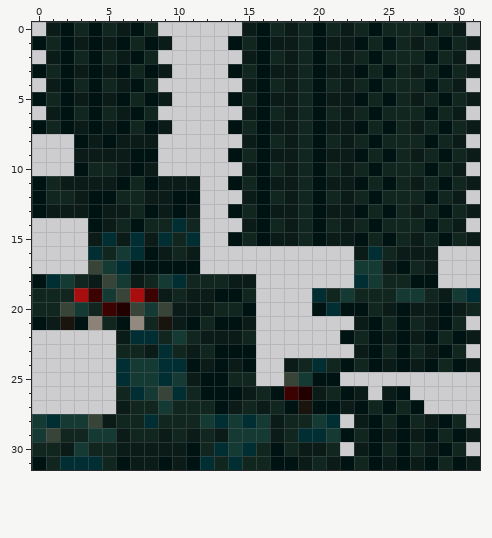
Pixel-art sprite: source/pack/assets/minecraft/optifine/random/entity/spider/cave_spider2.png. Above, as it was before the edit.
The file is 32x32 pixels. Colours within 5 levels of each other are drawn and written as one.
And afterwards:
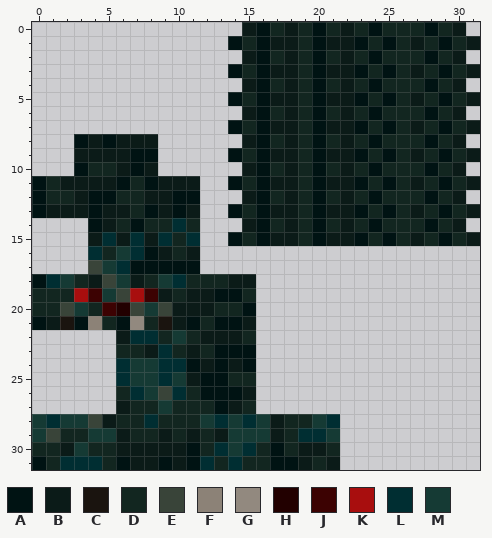
Palette (. is transparent): A #001313  B #0b1b18  C #1a140f  D #122620  E #394439  F #8c8277  G #92897f  H #220000  J #3c0202  K #a80e0e  L #002e32  M #153a34
Diff:
The author cleared colour A in row 0 at x 2, 4 and 7; in row 1 at x 0, 2, 4, 6 and 8; in row 2 at x 2, 4 and 7; in row 3 at x 0, 2, 4, 6 and 8; in row 4 at x 2, 4 and 7; in row 5 at x 0, 2, 4, 6 and 8.
The author cleared colour A in row 6 at x 2, 4 and 7; in row 7 at x 0, 2, 4, 6 and 8; in row 17 at x 26; in row 18 at x 27 to 28; in row 20 at x 20, 22 to 23, 26 and 29; in row 21 at x 24, 26 and 29.
The author cleared colour A in row 22 at x 22, 24, 26, 28 and 30; in row 23 at x 24, 26 and 29; in row 24 at x 22, 24, 26, 28 and 30; in row 25 at x 20 to 21; in row 26 at x 17, 22 and 26; in row 27 at x 18, 20 to 21, 23, 25 and 27.
The author cleared colour A in row 28 at x 24, 26 and 29; in row 29 at x 22, 24, 26, 28 and 30; in row 30 at x 24, 26 and 29; in row 31 at x 22, 24, 26, 28 and 30.
The author cleared colour B in row 0 at x 1 and 6; in row 1 at x 3, 5 and 9; in row 2 at x 1 and 6; in row 3 at x 3, 5 and 9; in row 4 at x 1 and 6; in row 5 at x 3, 5 and 9.
The author cleared colour B in row 6 at x 1 and 6; in row 7 at x 3, 5 and 9; in row 16 at x 23 and 26 to 28; in row 17 at x 25 and 28; in row 19 at x 29; in row 20 at x 25, 27 to 28 and 30.
The author cleared colour B in row 21 at x 23 and 28; in row 22 at x 25, 27 and 31; in row 23 at x 23 and 28; in row 24 at x 18, 25, 27 and 31; in row 26 at x 20, 23 and 25; in row 27 at x 16 and 22.
The author cleared colour B in row 28 at x 23 and 28; in row 29 at x 25, 27 and 31; in row 30 at x 23 and 28; in row 31 at x 25, 27 and 31.
The author cleared colour C in row 27 at x 19.
The author cleared colour D in row 0 at x 3, 5 and 8; in row 1 at x 1 and 7; in row 2 at x 3, 5 and 8; in row 3 at x 1 and 7; in row 4 at x 3, 5 and 8; in row 5 at x 1 and 7.
The author cleared colour D in row 6 at x 3, 5 and 8; in row 7 at x 1 and 7; in row 16 at x 25; in row 17 at x 27; in row 18 at x 25 to 26; in row 19 at x 21, 23 to 25 and 28.
The author cleared colour D in row 20 at x 24 and 31; in row 21 at x 25, 27 and 30; in row 22 at x 23 and 29; in row 23 at x 25, 27 and 30; in row 24 at x 19, 21, 23 and 29; in row 26 at x 16 and 21.
The author cleared colour D in row 27 at x 17, 24 and 26; in row 28 at x 25, 27 and 30; in row 29 at x 23 and 29; in row 30 at x 25, 27 and 30; in row 31 at x 23 and 29.
The author cleared colour E in row 25 at x 18.
The author cleared colour H in row 26 at x 19.
The author cleared colour J in row 26 at x 18.
The author cleared colour L in row 16 at x 24; in row 18 at x 23; in row 19 at x 20 and 31; in row 20 at x 21; in row 24 at x 20.
The author cleared colour M in row 17 at x 23 to 24; in row 18 at x 24; in row 19 at x 22, 26 to 27 and 30; in row 25 at x 19.
Boxes around the changes in both pictures, in picture pixels (x1, y1, x2, y2):
erased: (32, 22, 172, 134)
erased: (256, 246, 480, 470)
